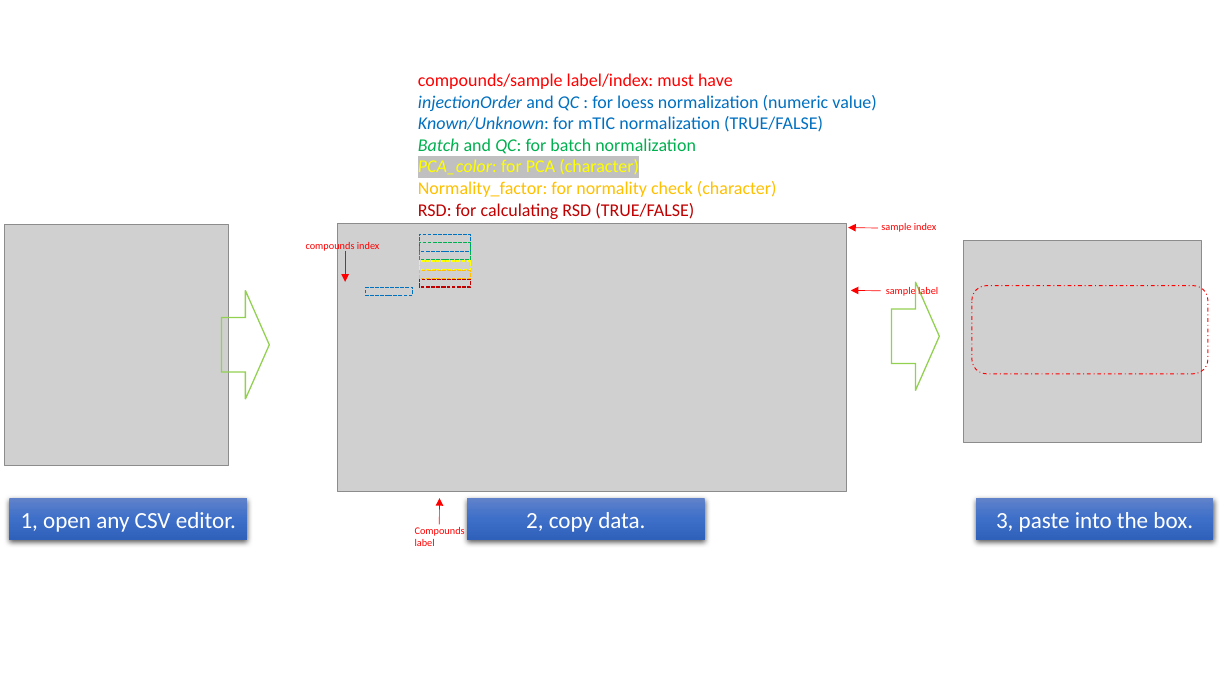
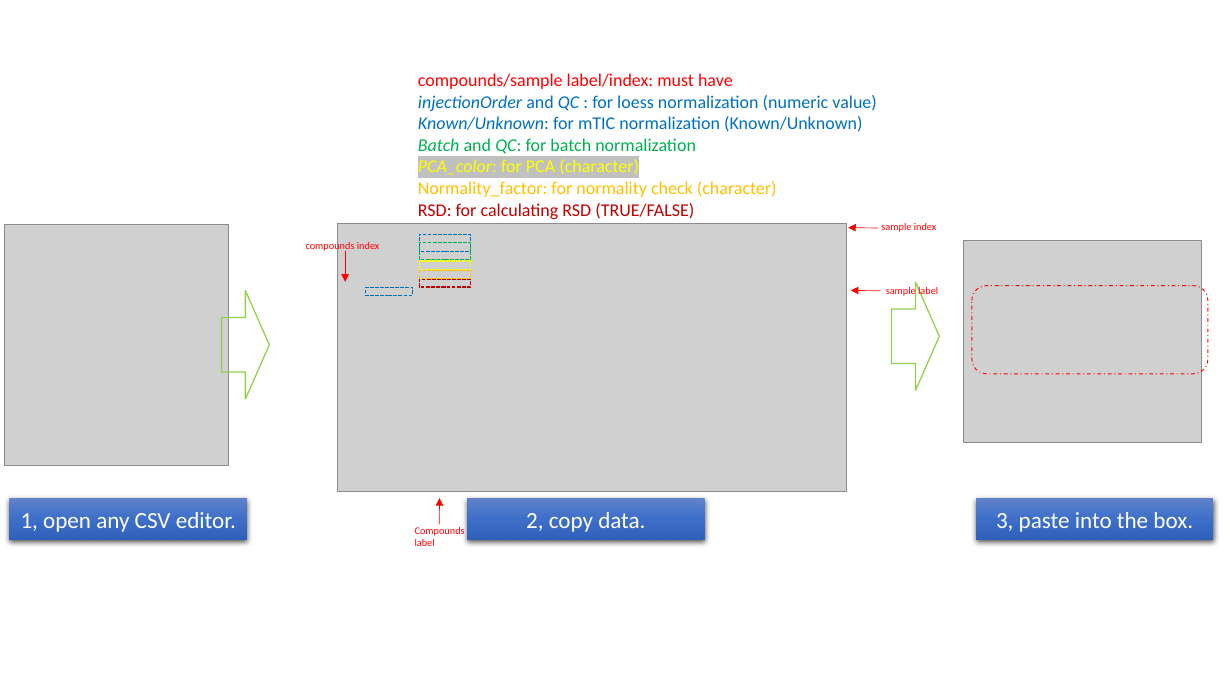
Before and after one commit to slfan2013/WCMC_DA, a slide deck: slide 1 of WCMC.Normalization/inst/www/temp.pptx. Drawn at 1232x693 pixels with LibreOffice and Linux fonts; fonts in the diff are those of the drawing; grey boxes stand for pictures. Boxes give left, top, right and bottom in pixels: in the first picture for what was removed or moved away, otherwise in the second. Text is boxed around its words. In the diff, an @@ line names an element or a change of style, - is before the commit and + after.

```diff
--- a/WCMC.Normalization/inst/www/temp.pptx
+++ b/WCMC.Normalization/inst/www/temp.pptx
@@ text at bbox=[418, 116, 862, 132]: text changed @@
-Known/Unknown: for mTIC normalization (TRUE/FALSE)
+Known/Unknown: for mTIC normalization (Known/Unknown)
```
Also in this commit, not shown: 2 other files.
